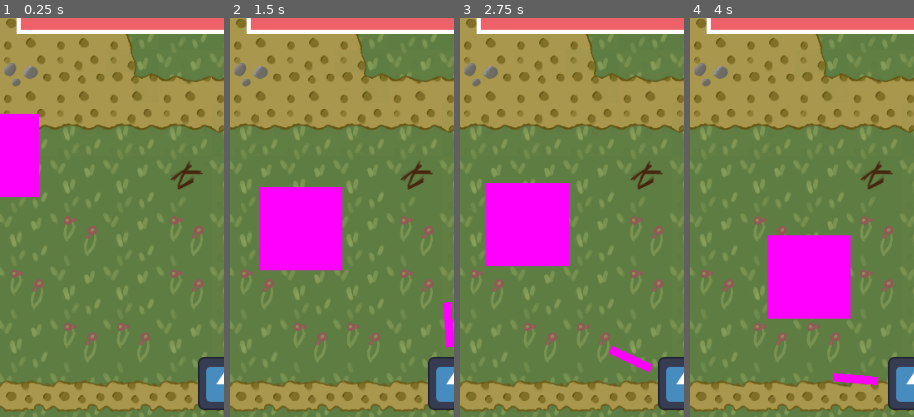
Above: before the commit, frames 1-4 (left to right).
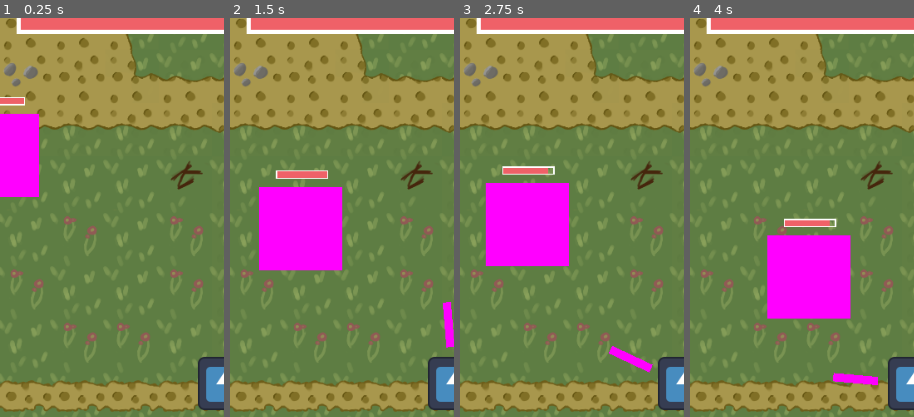
Above: after the commit, the same moments.

Repository: Solidwave/snowdragon
Game: Godot game, scene res://Scenes/Main/Main.tscn
Two runs of this game, one before a commit and one after it. Both use one fixed random seed, a clock stepped at 60 frames per second and the inputs below. The engine's default icon, where the game draws it, is replaced by a stand-in: a white triangle on a blue panel in a dark square.
Inputs (mouse positions are % of the whole screen's width and height, from its top left):
- Up to frame 1 (0.25 s): no input
- Up to frame 2 (1.5 s): click (50, 79) at 0.5 s; click (50, 79) at 1.25 s
- Up to frame 3 (2.75 s): click (50, 79) at 2 s
- Up to frame 4 (4 s): move the mouse to (72, 45) at 2.77 s; move the mouse to (30, 55) at 3.52 s
The pictures show only the part of the screen within x 0-50%, y 4-54%; the shares and areas given below are measured in that part.

The runs differ from the first frame. In frame 1, 0.3% of the frame differs, in the area x 0-12%, y 19-23%; in frame 2, 0.5%, in the area x 20-44%, y 38-41%; in frame 3, 0.5%; in frame 4, 0.5%.

Commit message:
feat: adds healthbar to enemy

Diff:
--- a/Scenes/Enemy/Enemy.tscn
+++ b/Scenes/Enemy/Enemy.tscn
@@ -8,6 +8,7 @@
 [ext_resource type="PackedScene" uid="uid://b57lwrkefkde8" path="res://Scenes/HealthComponent/health_component.tscn" id="5_851v2"]
 [ext_resource type="PackedScene" uid="uid://b16avkxc6mjru" path="res://Scenes/HitboxComponent/hit_box_component.tscn" id="6_dhfle"]
 [ext_resource type="Script" path="res://Scenes/Enemy/Stunned.gd" id="8_hjmu3"]
+[ext_resource type="PackedScene" uid="uid://r3jvf1mfqex3" path="res://UI/HealthBar/HealthBar.tscn" id="9_awnma"]
 
 [sub_resource type="PlaceholderTexture2D" id="PlaceholderTexture2D_6xvf8"]
 
@@ -31,8 +32,9 @@
 position = Vector2(0.0499996, 1.90735e-07)
 shape = SubResource("RectangleShape2D_nh12v")
 
-[node name="HealthComponent" parent="." instance=ExtResource("5_851v2")]
-maxHealth = 1000
+[node name="HealthComponent" parent="." node_paths=PackedStringArray("healthBar") instance=ExtResource("5_851v2")]
+maxHealth = 100
+healthBar = NodePath("../ProgressBar")
 
 [node name="HitboxComponent" parent="." node_paths=PackedStringArray("health_component", "knockback_component") groups=["Enemy"] instance=ExtResource("6_dhfle")]
 health_component = NodePath("../HealthComponent")
@@ -59,3 +61,10 @@
 
 [node name="Stunned" type="Node" parent="StateMachine"]
 script = ExtResource("8_hjmu3")
+
+[node name="ProgressBar" parent="." instance=ExtResource("9_awnma")]
+offset_left = -3.0
+offset_top = -7.0
+offset_right = 249.0
+offset_bottom = 33.0
+scale = Vector2(0.025, 0.025)
Not shown: 1 places in Scenes/Enemy/Enemy.tscn that only renumber resources
